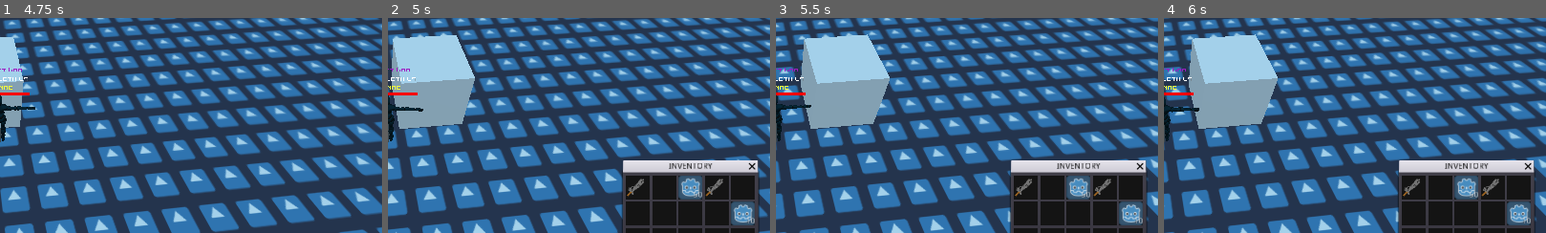
Above: before the commit, frames 1-4 (left to right).
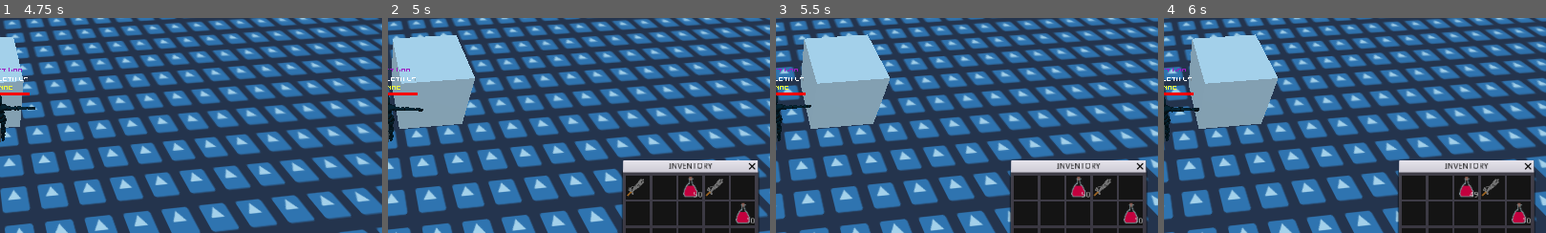
Above: after the commit, the same moments.

Repository: Emaleth/Aether_client
Game: Godot game, scene res://src/world/World.tscn
Two runs of this game, one before a commit and one after it. Both use one fixed random seed, a clock stepped at 60 frames per second and the inputs below. The engine's default icon, where the game draws it, is replaced by a stand-in: a white triangle on a blue panel in a dark square.
Inputs (mouse positions are % of the whole screen's width and height, from its top left):
- Up to frame 1 (4.75 s): move the mouse to (72, 45) at 0.52 s; hold D (move_right) 0.53-1.25 s; tap Tab (next_target) at 0.6 s; click (72, 45) at 0.67 s; tap Space (jump) at 0.77, 3.77, 4.52 s; drag from (30, 55) to (45, 70) at 1.27 s; click (3, 6) at 2.02 s; move the mouse to (60, 28) at 2.77 s; hold D (move_right) 2.78-3.53 s; hold Right mouse button (secondary_action) 2.78-3.53 s; move the mouse to (49, 52) at 3.52 s; hold W (move_forward) 3.53-4.28 s; tap Mouse wheel up (zoom_in) at 3.6 s; click (49, 52) at 3.67 s; move the mouse to (80, 65) at 4.27 s; hold A (move_left) from 4.28 s (still down); tap Mouse wheel down (zoom_out) at 4.35 s
- Up to frame 2 (5 s): keep holding A (move_left); tap I (inventory) at 4.9 s
- Up to frame 3 (5.5 s): release A (move_left) at 5 s; click (83, 70) at 5 s
- Up to frame 4 (6 s): click "50" at 5.75 s
The pictures show only the part of the screen within x 50-100%, y 30-80%; the shares and areas given below are measured in that part.

Frame 1 is identical in both runs. In frame 2, 1.4% of the frame differs, in the area x 76-96%, y 73-97%; in frame 3, 1.5%; in frame 4, 1.5%, in the area x 62-96%, y 73-97%.

Commit message:
consume items

Diff:
--- a/src/gui/w_base/slot/Slot.gd
+++ b/src/gui/w_base/slot/Slot.gd
@@ -17,13 +17,15 @@
 		place_in_actor = pia
 	if inv:
 		inventory = inv
-	item_uid = item
-	quantity = q
-	if item_uid:
+	if item && q > 0:
+		quantity = q
+		item_uid = item
 		disabled = false
 		texture.texture = load("res://previews/%s.png" % item)
 		hint_tooltip = "wierd fuckery"
 	else:
+		quantity = 1
+		item_uid = ""
 		disabled = true
 		texture.texture = null
 		hint_tooltip = ""
@@ -88,7 +90,9 @@
 
 
 func _on_Slot_pressed() -> void:
-	pass # Consume
+	conf(null, item_uid, (quantity - 1))
+	# trigget some function
+
 
 #func _unhandled_input(event: InputEvent) -> void:
 #	if Input.is_action_just_pressed("jump"):
Binary file changed: previews/00002.png
Not shown, added: previews/00002.png~
